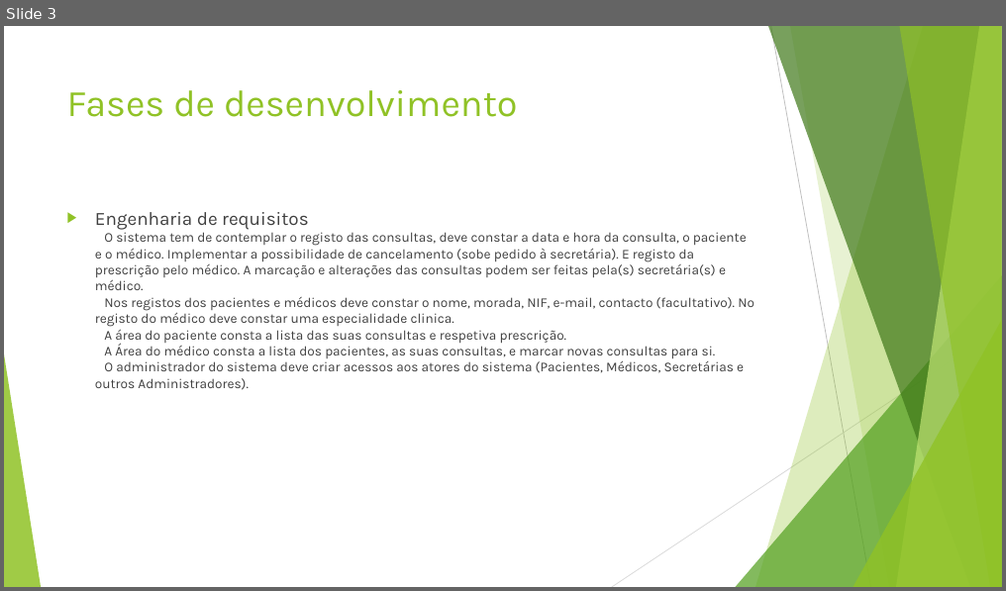
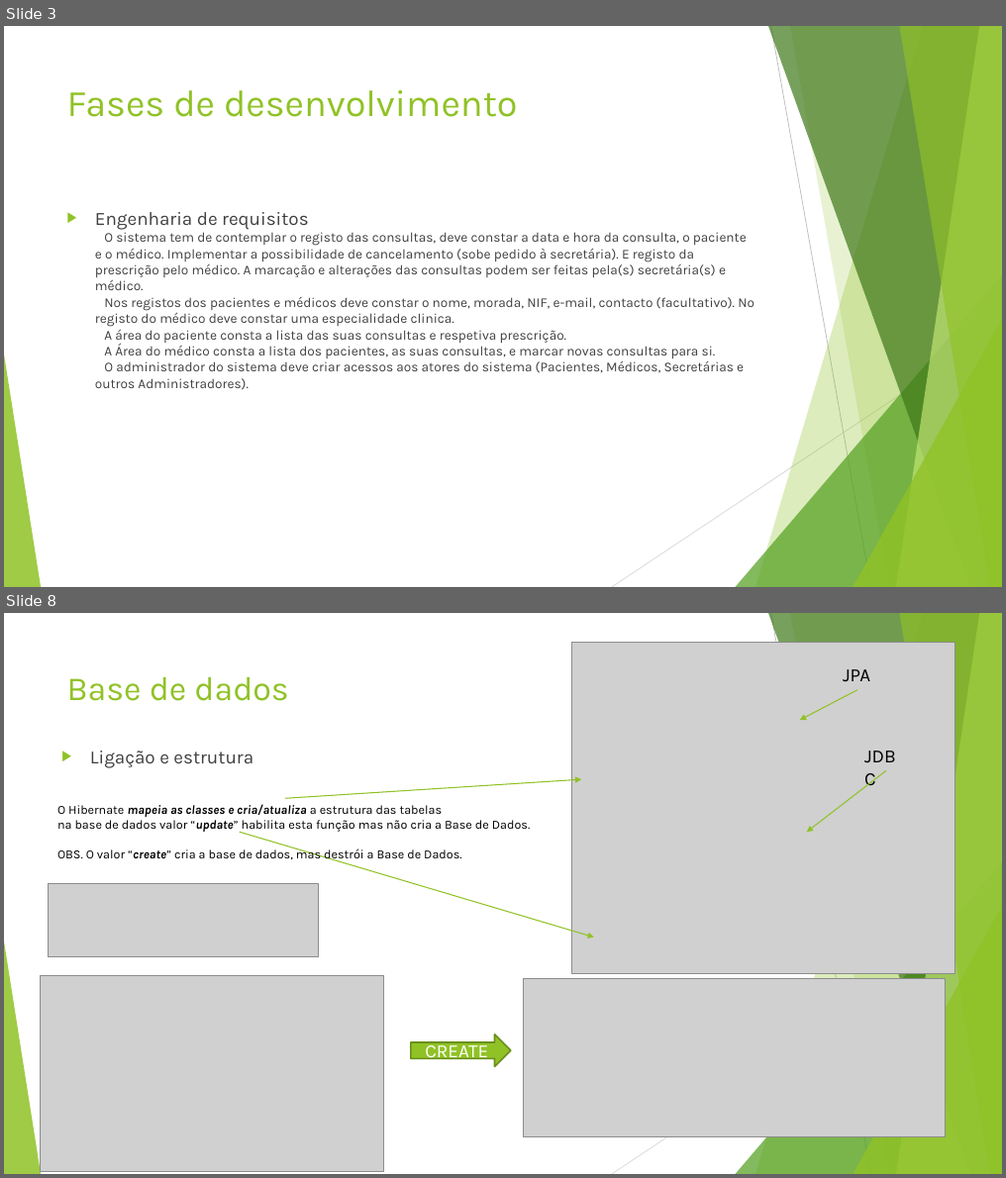
Before and after one commit to alscoundrel/MyClinic, a slide deck: Apresentação.pptx. Shown one above the other, each under a label of ours: slide 3 before the commit, slides 3 and 8 after it; the slides between them are not shown. The pictures are 1006x591 and 1006x1178 pixels, drawn with LibreOffice and Linux fonts; fonts in the diff are those of the drawing; grey boxes stand for pictures. Boxes give left, top, right and bottom in pixels: in the first picture for what was removed or moved away, otherwise in the second. Text is boxed around its words. In the diff, an @@ line names an element or a change of style, - is before the commit and + after.

```diff
--- a/Apresentação.pptx
+++ b/Apresentação.pptx
@@ slide 8 added at box(4, 613, 1002, 1174), background #FFFFFF; not listed: 10 template elements that a slide beside it also shows @@
@@ picture added at box(572, 642, 954, 974) @@
@@ text added at box(843, 669, 870, 681), 18 pt, text #000000 @@
+JPA
@@ title added at box(67, 676, 288, 701), 32.4 pt, text #90C226 @@
+Base de dados
@@ arrow added from (857, 690) to (800, 720), #90C226 1 pt @@
@@ text added at box(90, 751, 253, 768), 18 pt, text #404040 @@
+▶ Ligação e estrutura
@@ text added at box(857, 741, 915, 771), 18 pt, text #000000 @@
+JDBC
@@ arrow added from (285, 799) to (582, 779), #90C226 1 pt @@
@@ arrow added from (886, 771) to (807, 833), #90C226 1 pt @@
@@ text added at box(57, 804, 530, 862), 12 pt, text #000000 @@
+O Hibernate mapeia as classes e cria/atualiza a estrutura das tabelas
+na base de dados valor “update” habilita esta função mas não cria a Base de Dados.
+OBS. O valor “create” cria a base de dados, mas destrói a Base de Dados.
@@ arrow added from (240, 833) to (594, 937), #90C226 1 pt @@
@@ picture added at box(49, 883, 319, 958) @@
@@ picture added at box(40, 975, 383, 1172) @@
@@ picture added at box(524, 978, 945, 1137) @@
@@ right arrow added at box(411, 1035, 511, 1066), fill #90C226, outline #6B901C 1.5 pt, 18 pt, text #FFFFFF @@
+CREATE
```
Also in this commit, not shown: 4 slides changed, 5 other slides added, 1 slide removed.
